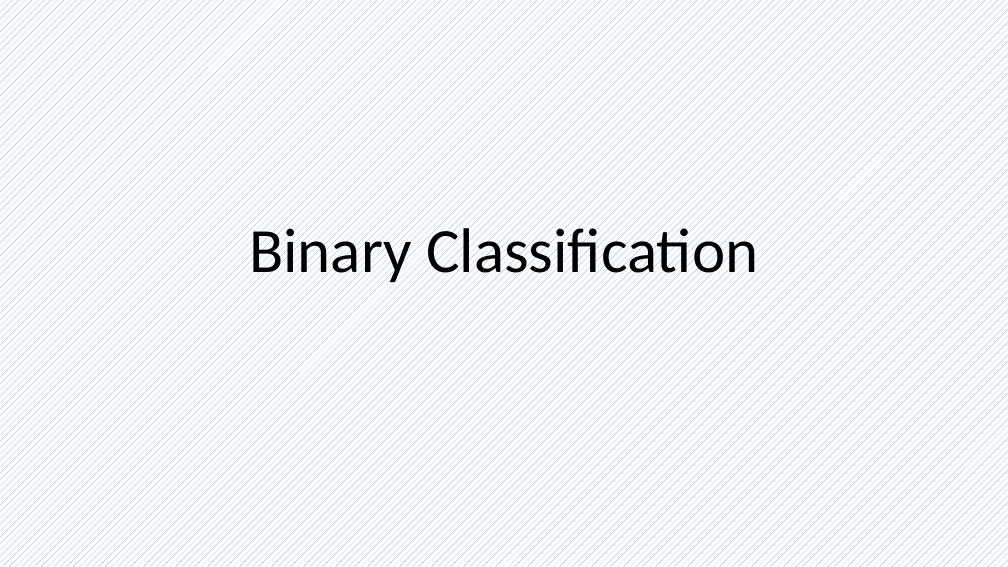
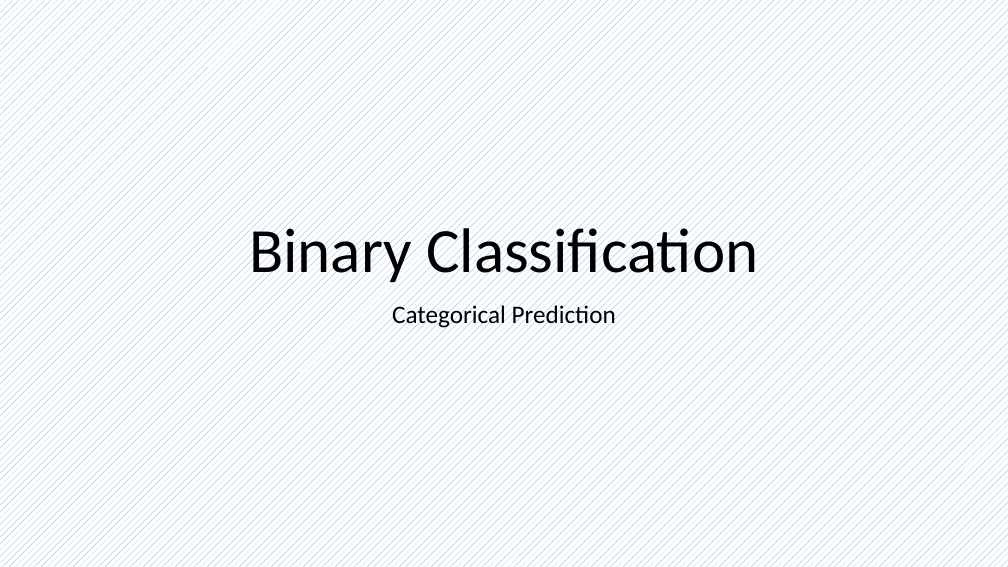
Before and after one commit to frankwxu/AI4DigitalForensics, a slide deck: slide 1 of CYFI445/lectures/05_binary_classification_1_to_1/binary_classification.pptx. Drawn at 1008x567 pixels with LibreOffice and Linux fonts; fonts in the diff are those of the drawing; background and template pictures are left out. Boxes give left, top, right and bottom in pixels: in the first picture for what was removed or moved away, otherwise in the second. Text is boxed around its words. In the diff, an @@ line names an element or a change of style, - is before the commit and + after.

```diff
--- a/CYFI445/lectures/05_binary_classification_1_to_1/binary_classification.pptx
+++ b/CYFI445/lectures/05_binary_classification_1_to_1/binary_classification.pptx
@@ subtitle added at bbox=[392, 302, 616, 329], 24 pt, text #000000 @@
+Categorical Prediction
```
Also in this commit, not shown: 3 other slides changed, 1 other file.
